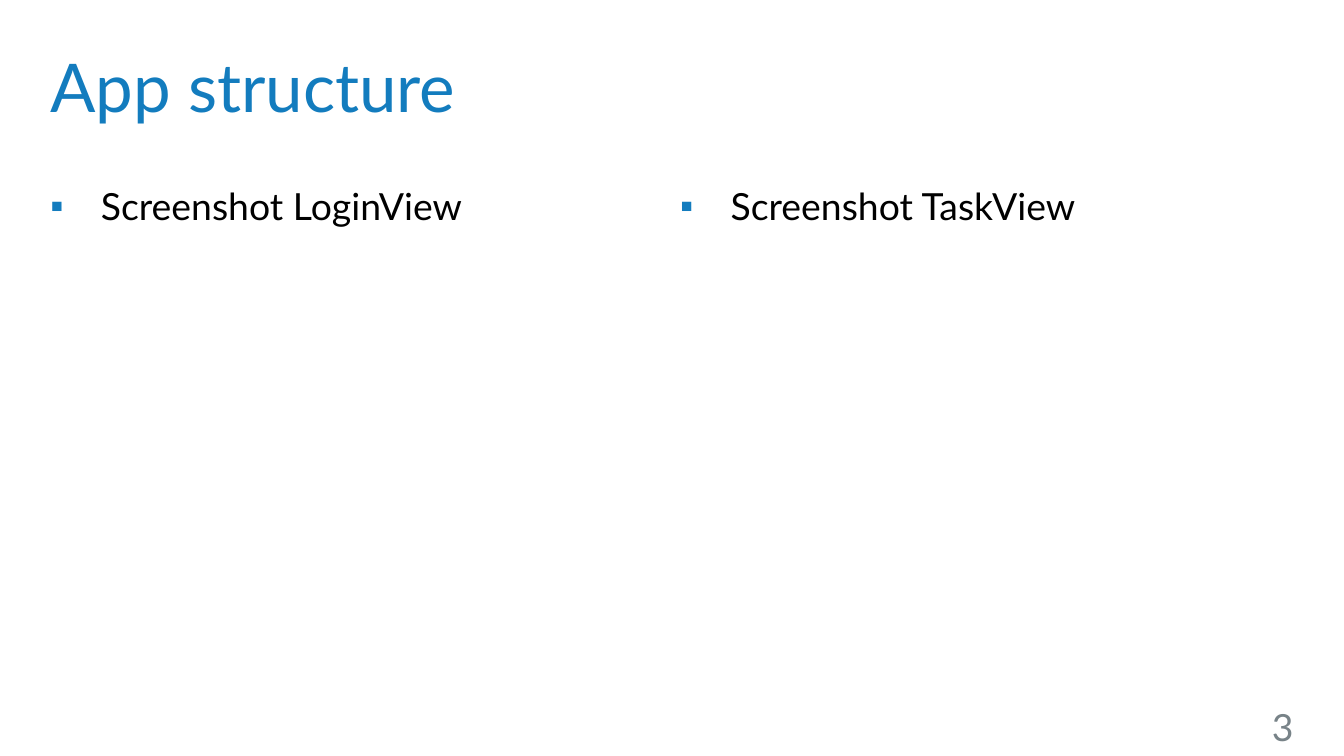
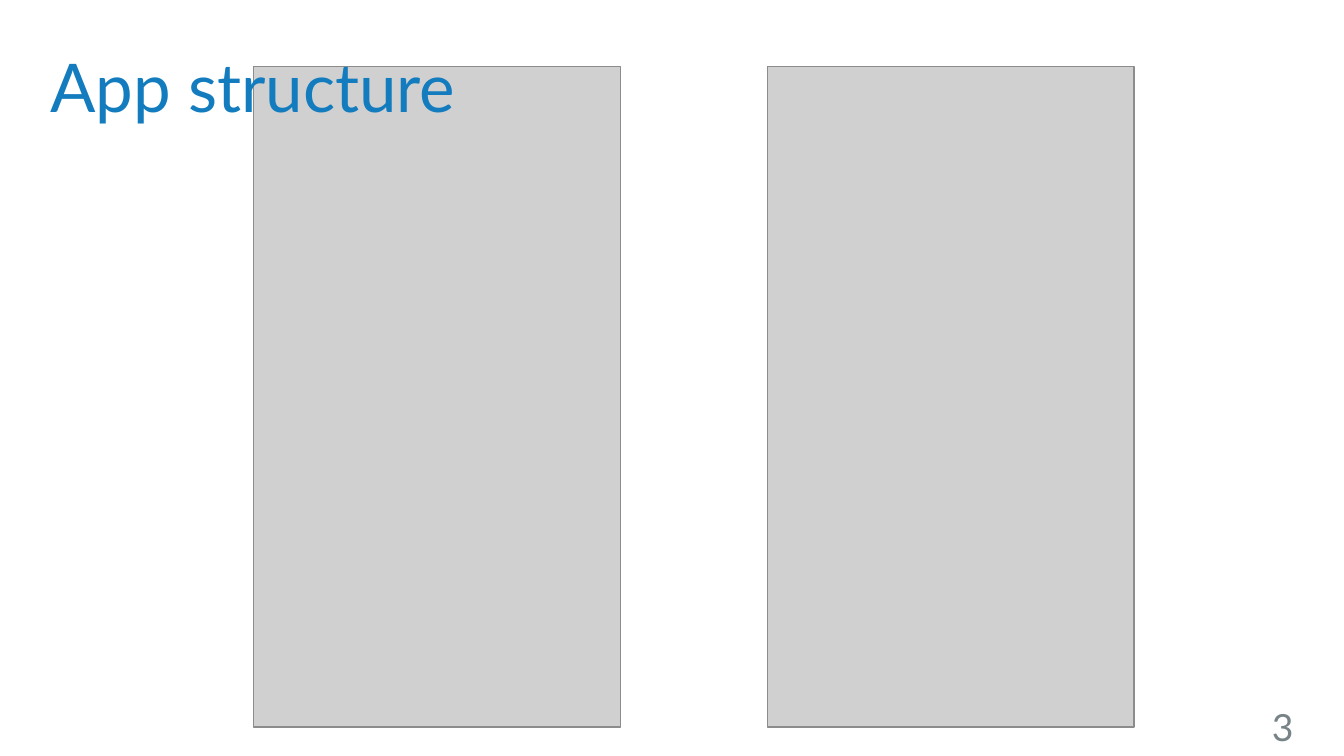
Before and after one commit to robsch94/FaPraKnuckleInput, a slide deck: slide 3 of Presentations/SecondPresentation.pptx. Drawn at 1344x756 pixels with LibreOffice and Linux fonts; fonts in the diff are those of the drawing; grey boxes stand for pictures; background and template pictures are left out. Boxes give left, top, right and bottom in pixels: in the first picture for what was removed or moved away, otherwise in the second. Text is boxed around its words. In the diff, an @@ line names an element or a change of style, - is before the commit and + after.

```diff
--- a/Presentations/SecondPresentation.pptx
+++ b/Presentations/SecondPresentation.pptx
@@ picture added at (254,66,621,727) @@
@@ picture added at (767,66,1134,727) @@
@@ text removed at (101,192,462,227) @@
-▪ Screenshot LoginView
@@ text removed at (731,192,1076,221) @@
-▪ Screenshot TaskView
```
Also in this commit, not shown: 3 other slides changed, 1 slide added, 3 other files.
